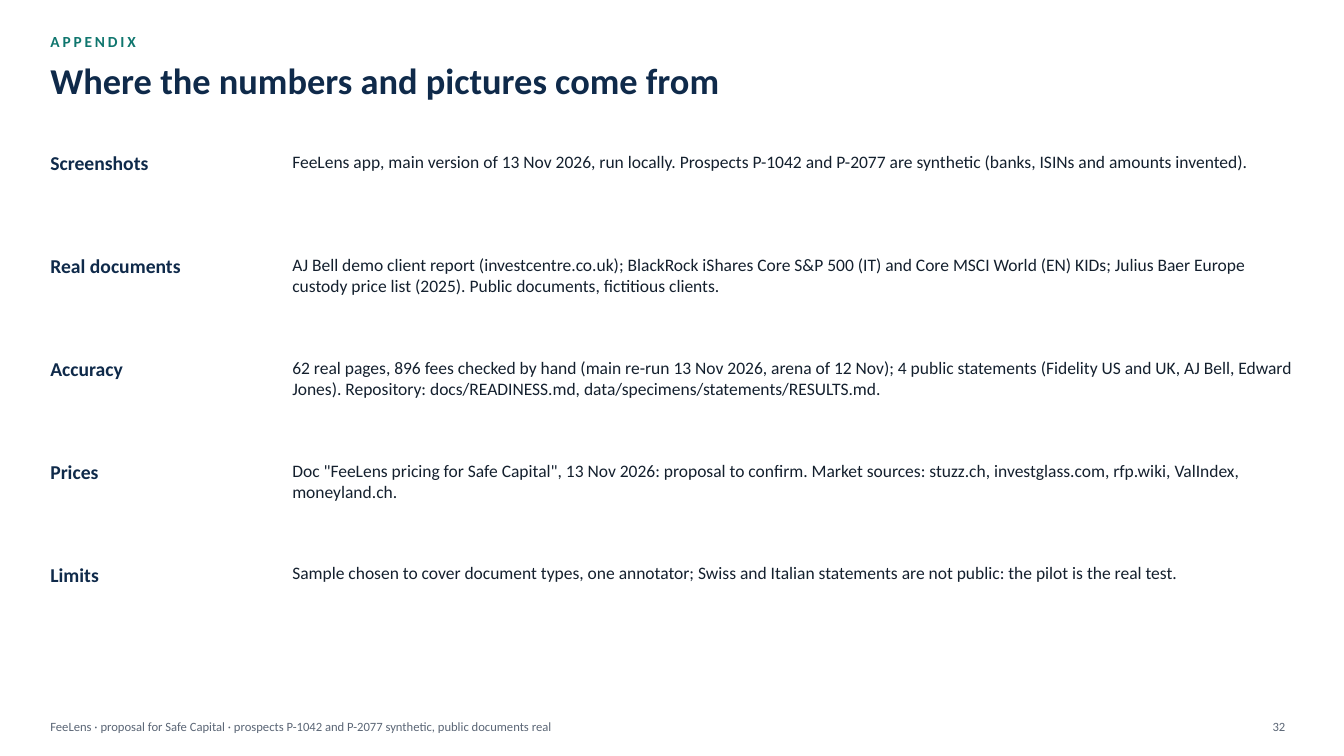
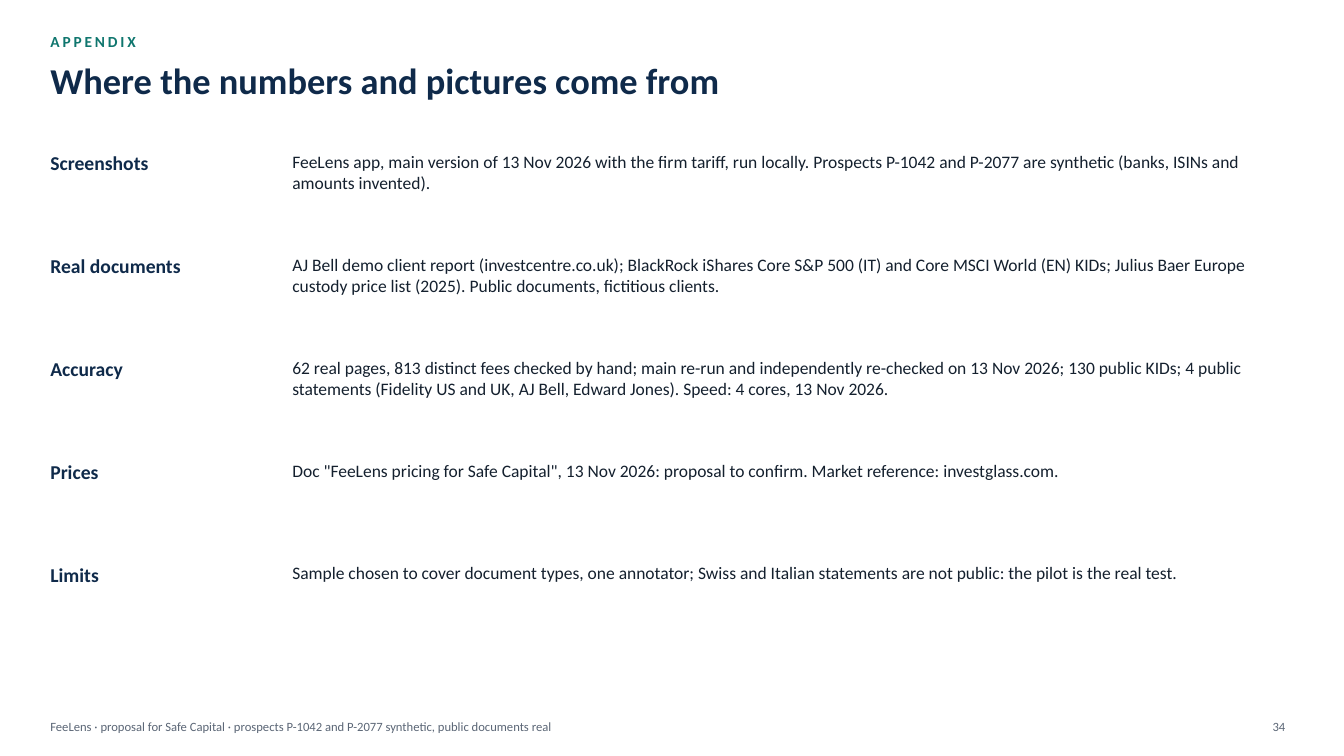
Before and after one commit to rossotti-alessandro/PortfolioCostEngine, a slide deck: slide 34 of slides/FeeLens_Proposal_EN.pptx (slide 32 before the commit). Drawn at 1344x756 pixels with LibreOffice and Linux fonts; fonts in the diff are those of the drawing. Boxes give left, top, right and bottom in pixels: in the first picture for what was removed or moved away, otherwise in the second. Text is boxed around its words. In the diff, an @@ line names an element or a change of style, - is before the commit and + after.

```diff
--- a/slides/FeeLens_Proposal_EN.pptx
+++ b/slides/FeeLens_Proposal_EN.pptx
@@ text at (292, 155, 1239, 191): text changed @@
-FeeLens app, main version of 13 Nov 2026, run locally. Prospects P-1042 and P-2077 are synthetic (banks, ISINs and amounts invented).
+FeeLens app, main version of 13 Nov 2026 with the firm tariff, run locally. Prospects P-1042 and P-2077 are synthetic (banks, ISINs and amounts invented).
@@ text at (292, 362, 1241, 398): text changed @@
-62 real pages, 896 fees checked by hand (main re-run 13 Nov 2026, arena of 12 Nov); 4 public statements (Fidelity US and UK, AJ Bell, Edward Jones). Repository: docs/READINESS.md, data/specimens/statements/RESULTS.md.
+62 real pages, 813 distinct fees checked by hand; main re-run and independently re-checked on 13 Nov 2026; 130 public KIDs; 4 public statements (Fidelity US and UK, AJ Bell, Edward Jones). Speed: 4 cores, 13 Nov 2026.
@@ text at (292, 465, 1058, 480): text changed @@
-Doc "FeeLens pricing for Safe Capital", 13 Nov 2026: proposal to confirm. Market sources: stuzz.ch, investglass.com, rfp.wiki, ValIndex, moneyland.ch.
+Doc "FeeLens pricing for Safe Capital", 13 Nov 2026: proposal to confirm. Market reference: investglass.com.
@@ page number at (1273, 723, 1286, 731): text changed @@
-32
+34
```
Also in this commit, not shown: 16 other slides changed, 2 slides added, 36 other files.
